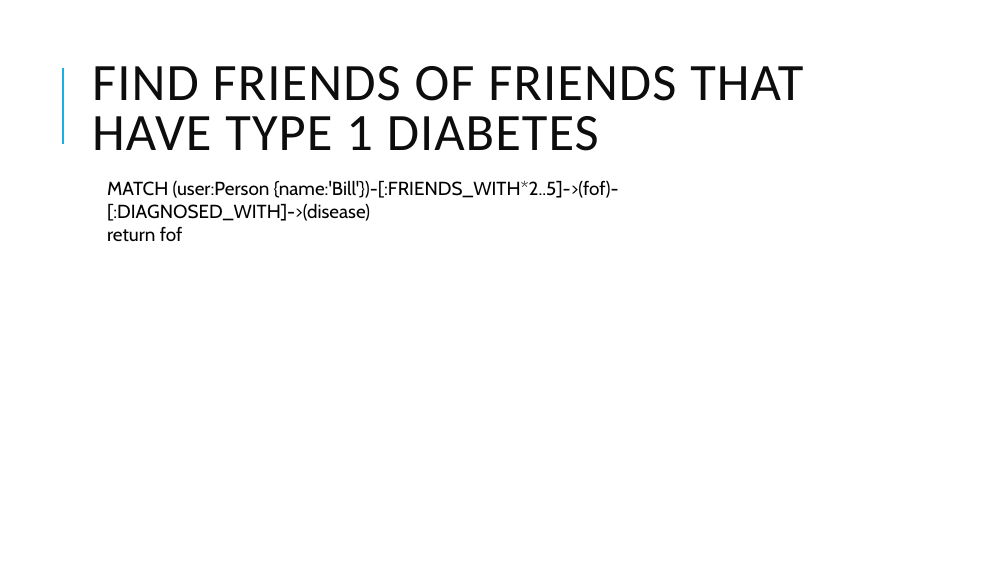
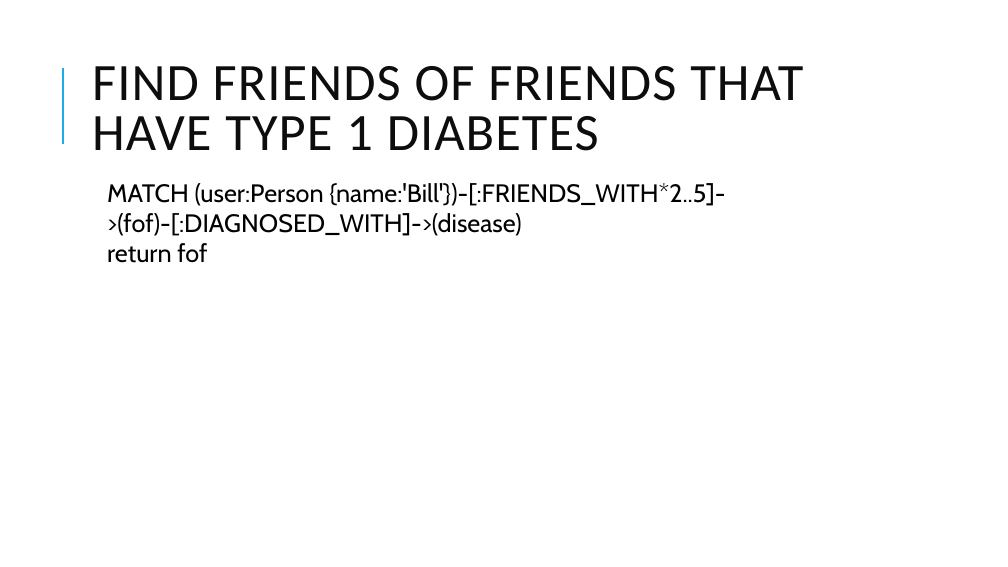
Before and after one commit to jenparker1975/Diabook, a slide deck: slide 30 of presentation/Graph DBs.pptx. Drawn at 1008x567 pixels with LibreOffice and Linux fonts; fonts in the diff are those of the drawing. Boxes give left, top, right and bottom in pixels: in the first picture for what was removed or moved away, otherwise in the second. Text is boxed around its words. In the diff, an @@ line names an element or a change of style, - is before the commit and + after.

```diff
--- a/presentation/Graph DBs.pptx
+++ b/presentation/Graph DBs.pptx
@@ text "MATCH (user:Person {name:'Bill'})-[:FRIENDS_WITH*2..5]->(fof ..." at box(107, 183, 725, 263): size 18 to 24 pt @@
```
Also in this commit, not shown: 6 other slides changed.
